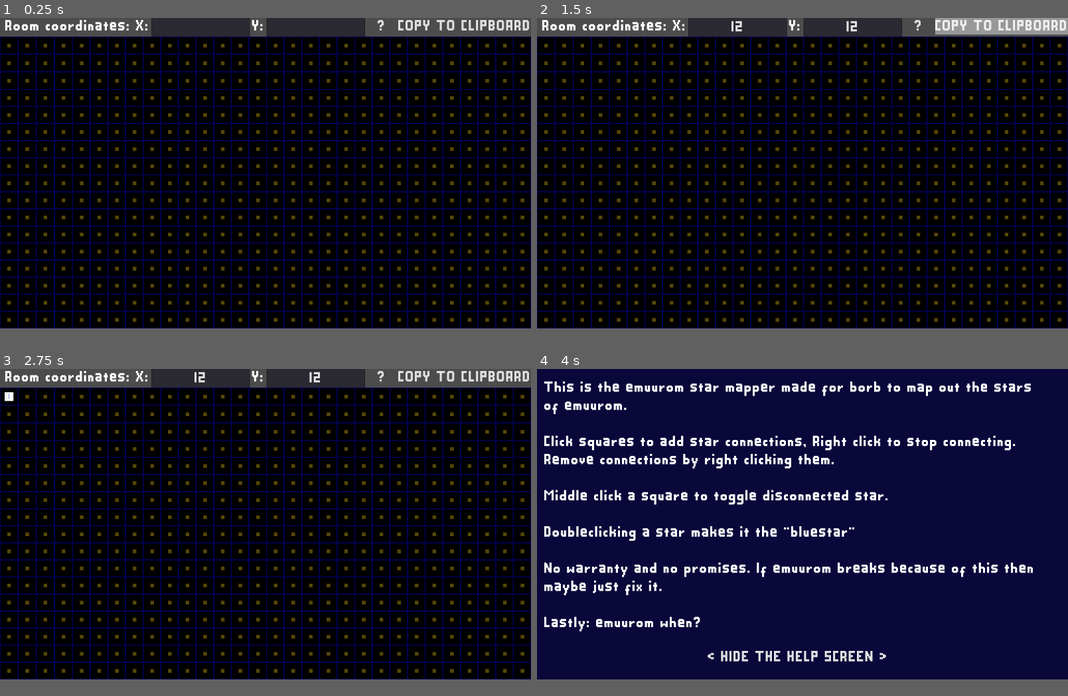
Above: before the commit, frames 1-4 (two rows, left to right).
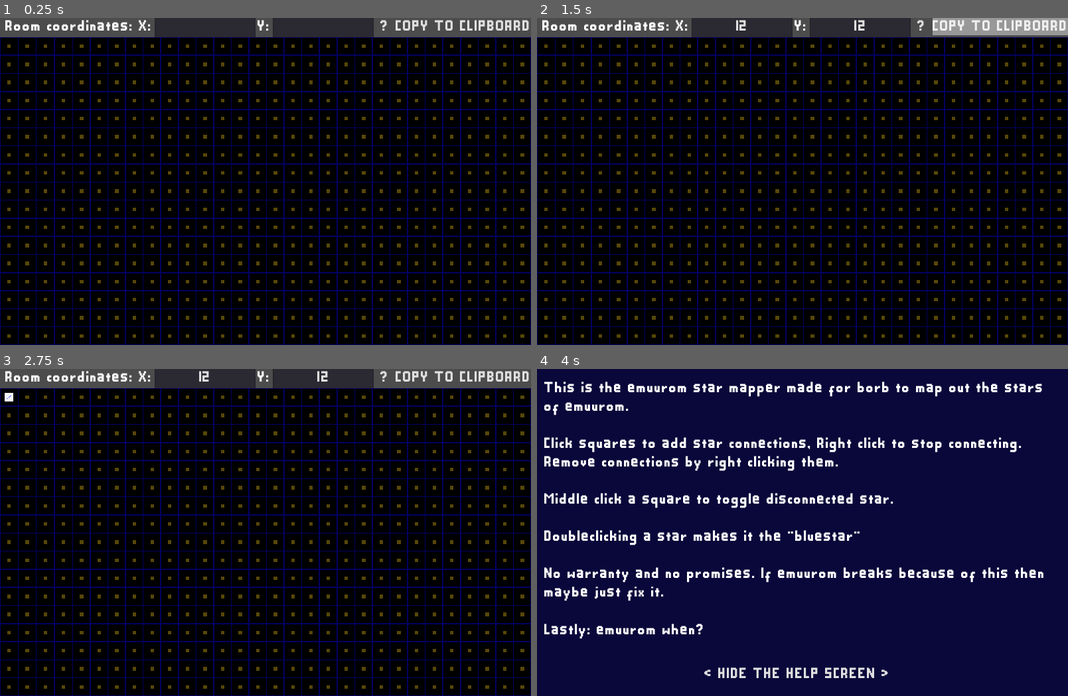
Above: after the commit, the same moments.

Repository: jiisloth/EmuuromStarMapper
Game: Godot game, scene res://Main.tscn
Two runs of this game, one before a commit and one after it. Both use one fixed random seed, a clock stepped at 60 frames per second and the inputs below.
Inputs (mouse positions are in pixels of both pictures, inside the frame that each line leads up to):
- Up to frame 1 (0.25 s): no input
- Up to frame 2 (1.5 s): click (738, 27) at 0.52 s; type "12" at 0.6 s; click (850, 27) at 0.75 s; type "12" at 0.83 s; click "COPY TO CLIPBOARD" at 1.25 s
- Up to frame 3 (2.75 s): click (10, 395) at 2.02 s
- Up to frame 4 (4 s): click "?" at 2.75 s; click "?" at 3.5 s
The window is 800x468 before the commit and 800x493 after it. Grey fills any space a smaller window leaves; there, only what the larger window draws over its background counts as a difference.

The runs differ from the first frame. In frame 1, 21% of the frame differs, in the area x 0-100%, y 0-100%; in frame 2, 21%; in frame 3, 21%; in frame 4, 12%.

Commit message:
Fixed scaling

Diff:
--- a/Main.tscn
+++ b/Main.tscn
@@ -101,7 +101,7 @@
 [node name="Grid" type="GridContainer" parent="Box"]
 margin_top = 36.0
 margin_right = 1024.0
-margin_bottom = 600.0
+margin_bottom = 632.0
 size_flags_horizontal = 3
 size_flags_vertical = 3
 theme = SubResource( 3 )
--- a/Square.gd
+++ b/Square.gd
@@ -10,6 +10,7 @@
     print(pos)
     get_parent().get_parent().get_parent().select_square(self)
     selected = true
+    print(rect_size)
 
 
 func _process(delta):
--- a/project.godot
+++ b/project.godot
@@ -13,6 +13,12 @@
 config/name="EmuuromStarMapper"
 run/main_scene="res://Main.tscn"
 config/icon="res://icon.png"
+
+[display]
+
+window/size/height=632
+window/stretch/mode="2d"
+window/stretch/aspect="keep"
 
 [gui]
 
Not shown, changed: index.pck
